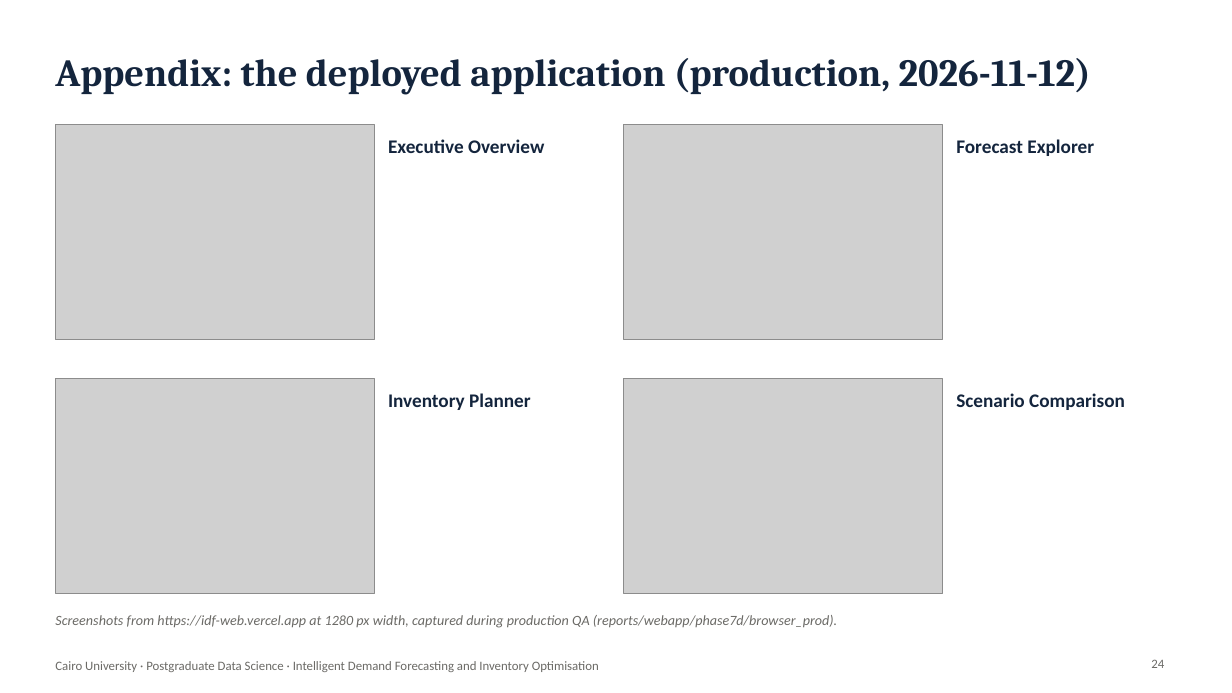
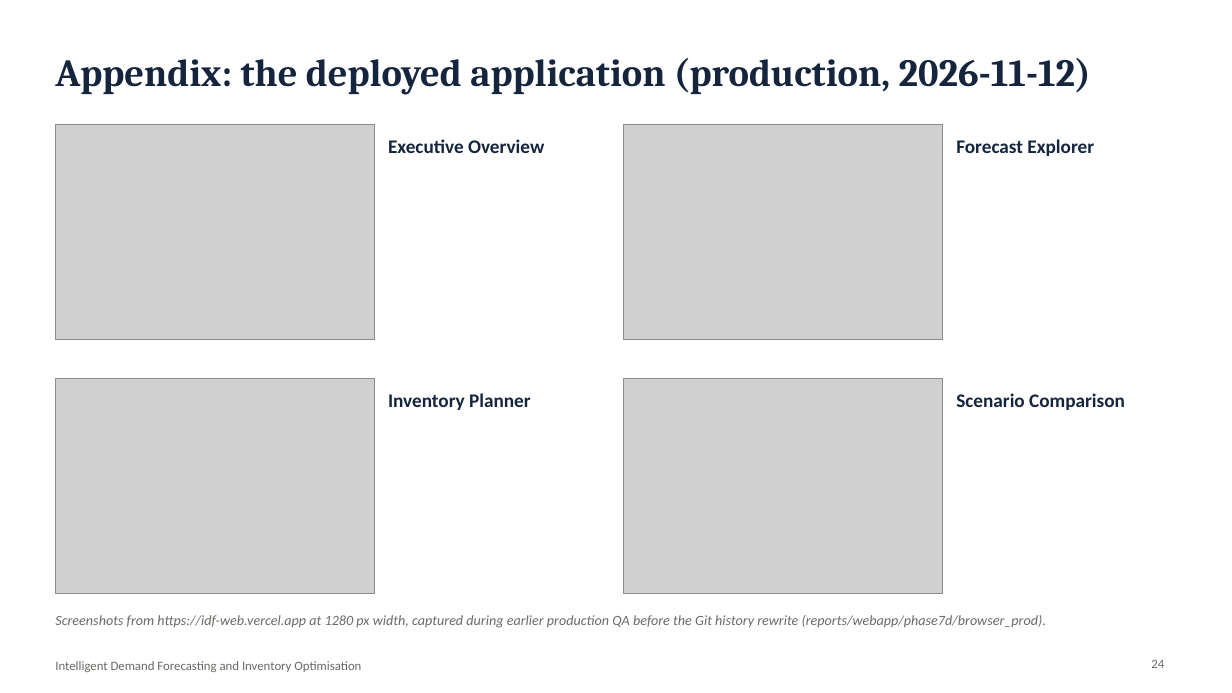
Before and after one commit to YoussefSaeed1/intelligent-demand-forecasting, a slide deck: slide 24 of final_submission/04_presentation/IDF_Viva_Presentation.pptx. Drawn at 1232x693 pixels with LibreOffice and Linux fonts; fonts in the diff are those of the drawing; grey boxes stand for pictures. Boxes give left, top, right and bottom in pixels: in the first picture for what was removed or moved away, otherwise in the second. Text is boxed around its words. In the diff, an @@ line names an element or a change of style, - is before the commit and + after.

```diff
--- a/final_submission/04_presentation/IDF_Viva_Presentation.pptx
+++ b/final_submission/04_presentation/IDF_Viva_Presentation.pptx
@@ text at (x1=55, y1=615, x2=1046, y2=628): text changed @@
-Screenshots from https://idf-web.vercel.app at 1280 px width, captured during production QA (reports/webapp/phase7d/browser_prod).
+Screenshots from https://idf-web.vercel.app at 1280 px width, captured during earlier production QA before the Git history rewrite (reports/webapp/phase7d/browser_prod).
@@ text at (x1=55, y1=661, x2=361, y2=672): text changed @@
-Cairo University · Postgraduate Data Science · Intelligent Demand Forecasting and Inventory Optimisation
+Intelligent Demand Forecasting and Inventory Optimisation
```
Also in this commit, not shown: 22 other slides changed, 29 other files.
